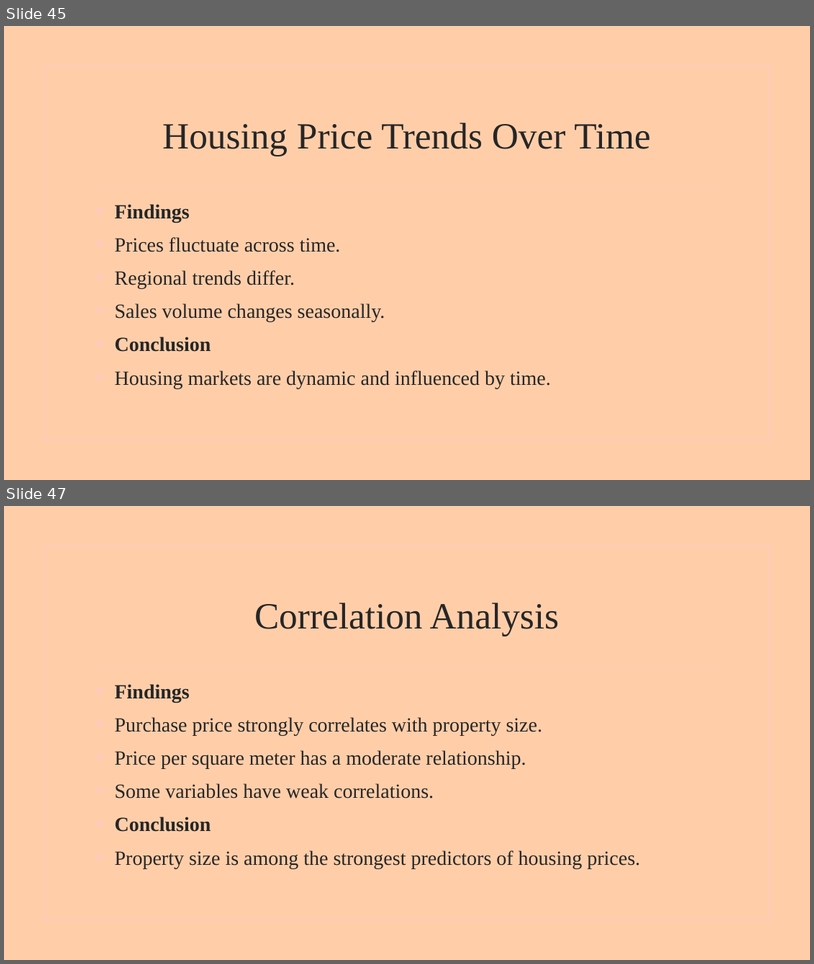
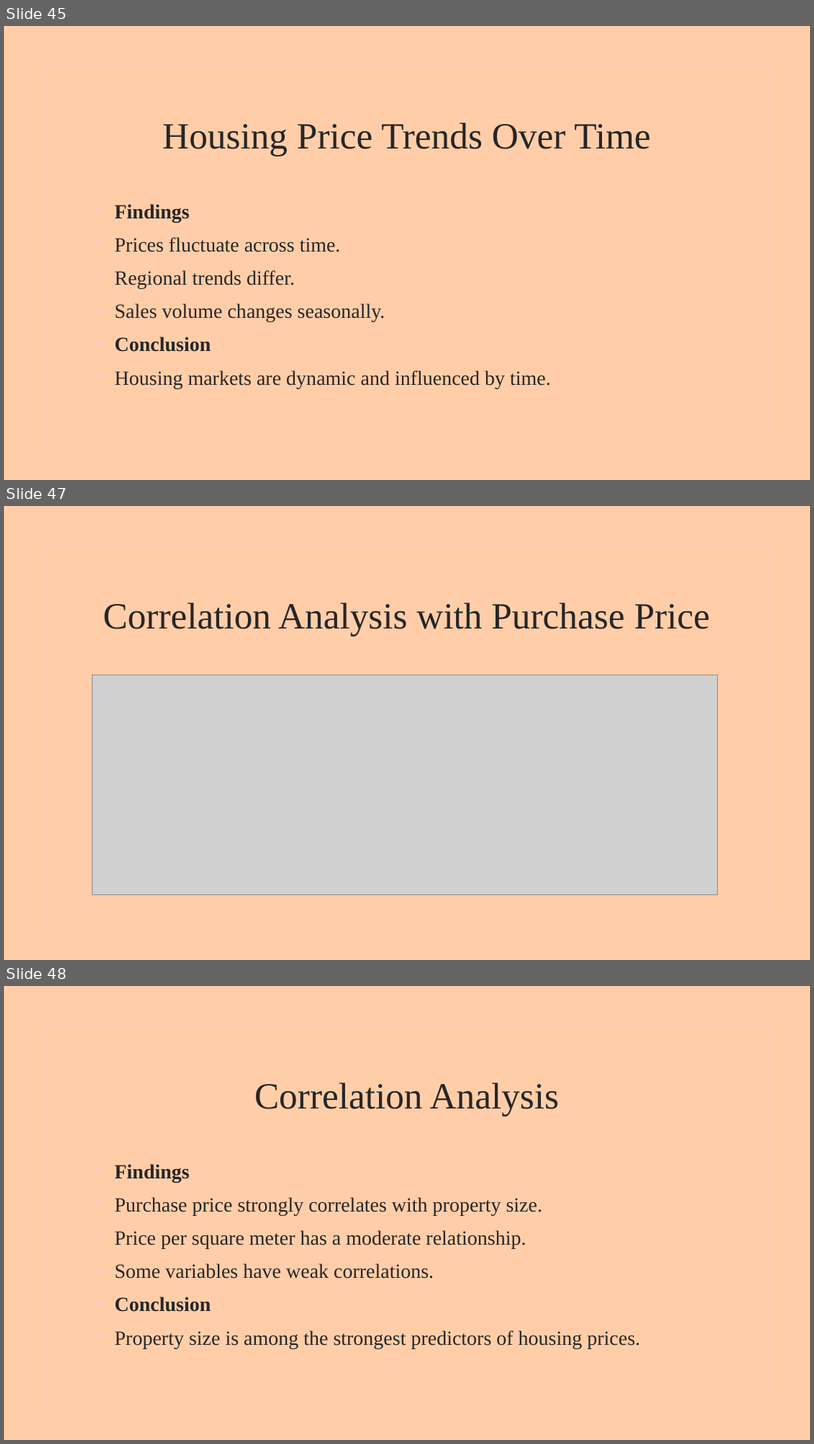
Before and after one commit to Ayomikun721/EXPLORATORY-DATA-ANALYSIS, a slide deck: AYOMIKUN EDA.pptx. Shown one above the other, each under a label of ours: slides 45 and 47 before the commit, slides 45, 47 and 48 after it; the slides between them are not shown. The pictures are 814x964 and 814x1444 pixels, drawn with LibreOffice and Linux fonts; fonts in the diff are those of the drawing; grey boxes stand for pictures; background and template pictures are left out. Boxes give left, top, right and bottom in pixels: in the first picture for what was removed or moved away, otherwise in the second. Text is boxed around its words. In the diff, an @@ line names an element or a change of style, - is before the commit and + after.

```diff
--- a/AYOMIKUN EDA.pptx
+++ b/AYOMIKUN EDA.pptx
@@ slide 47 added at (x1=4, y1=506, x2=810, y2=960), background picture (left out); not listed: 2 template elements that a slide beside it also shows @@
@@ title added at (x1=103, y1=602, x2=710, y2=636), 44 pt, text #262626 @@
+Correlation Analysis with Purchase Price
@@ picture added at (x1=92, y1=675, x2=718, y2=895) @@
@@ what was slide 47 is now slide 48 @@
```
Also in this commit, not shown: 6 slides changed, 2 other files.
